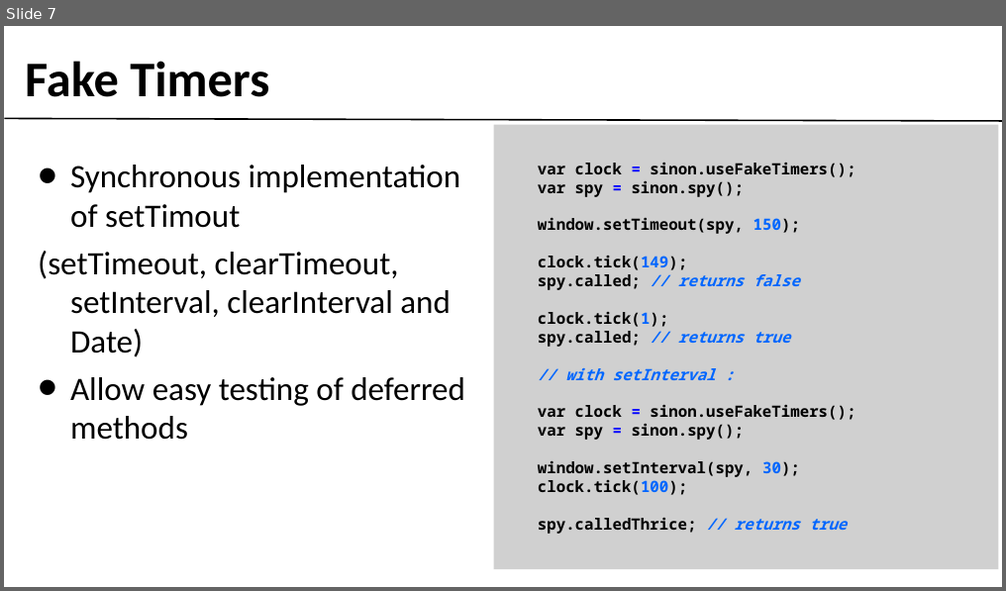
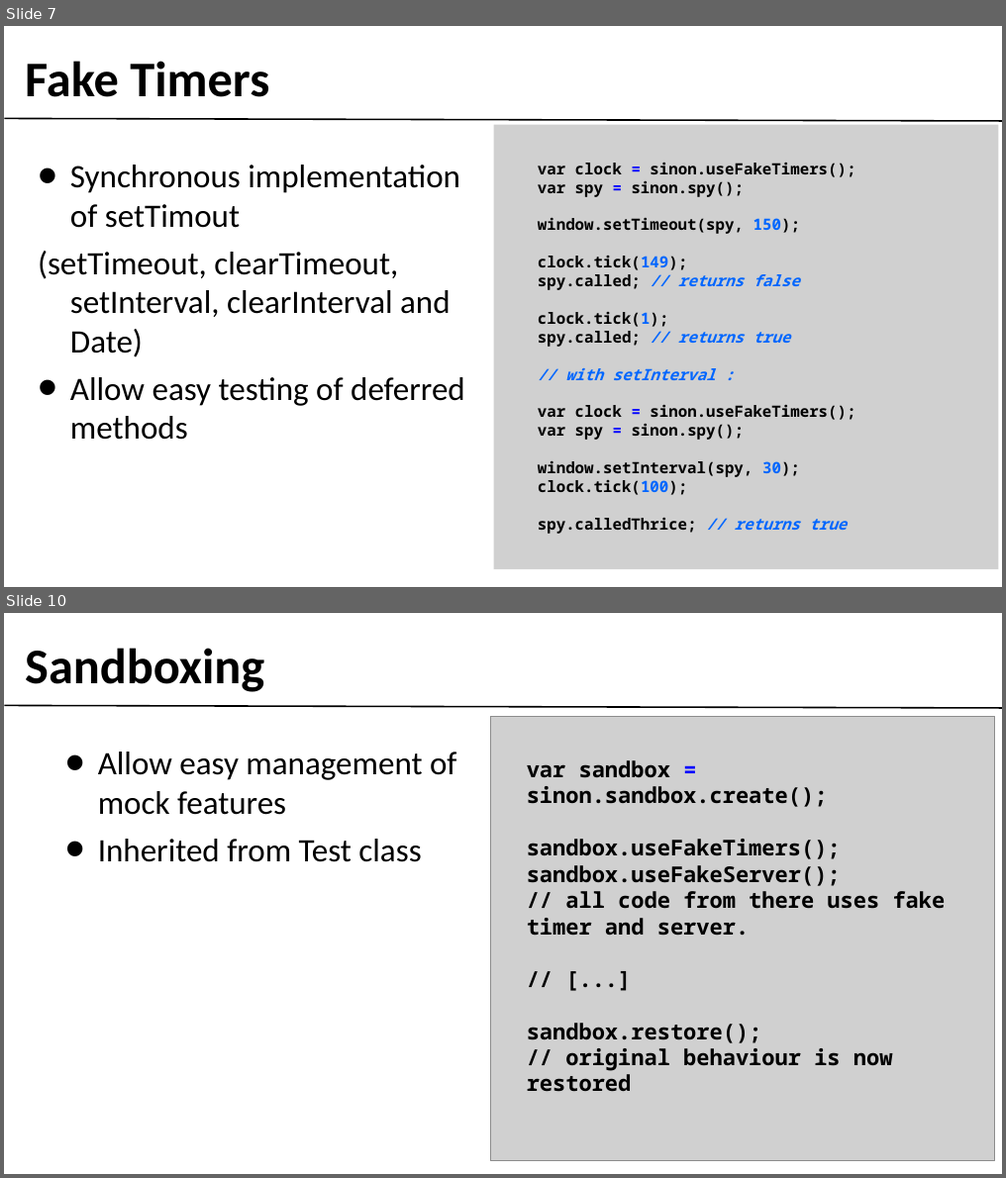
Before and after one commit to gobengo/devoxx-panorama-js-testing, a slide deck: doc/sinonjs_part.ppt. Shown one above the other, each under a label of ours: slide 7 before the commit, slides 7 and 10 after it; the slides between them are not shown. The pictures are 1006x591 and 1006x1178 pixels, drawn with LibreOffice and Linux fonts; fonts in the diff are those of the drawing; grey boxes stand for pictures; background and template pictures are left out. Boxes give left, top, right and bottom in pixels: in the first picture for what was removed or moved away, otherwise in the second. Text is boxed around its words. In the diff, an @@ line names an element or a change of style, - is before the commit and + after.

Commit message:
updating sinonjs presentation

```diff
--- a/doc/sinonjs_part.ppt
+++ b/doc/sinonjs_part.ppt
@@ slide 10 added at <box>4,613,1002,1174</box>, background #FFFFFF; not listed: 1 template element that a slide beside it also shows @@
@@ text added at <box>25,648,264,692</box>, 64 pt, text #000000, bold @@
+Sandboxing
@@ picture added at <box>490,716,995,1161</box> @@
@@ text added at <box>98,752,457,862</box>, 42 pt, text #000000 @@
+• Allow easy management of mock features
+• Inherited from Test class
@@ text added at <box>527,761,945,1092</box>, 28 pt, text #000000, bold @@
+var sandbox = sinon.sandbox.create();
+sandbox.useFakeTimers();
+sandbox.useFakeServer();
+// all code from there uses fake timer and server.
+// [...]
+sandbox.restore();
+// original behaviour is now restored
```
Also in this commit, not shown: 3 slides changed, 3 other slides added, 6 slides removed, 1 other file.
